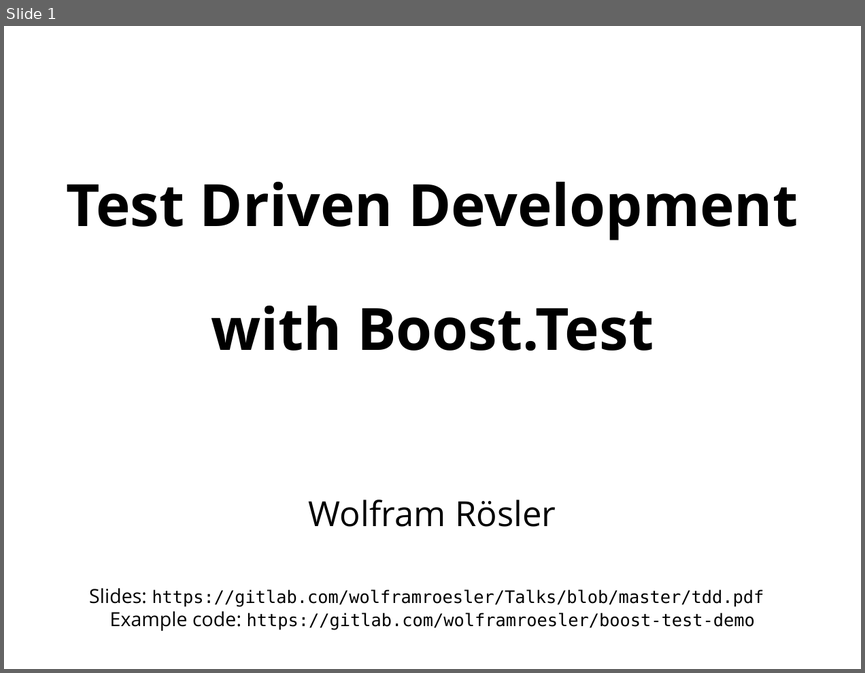
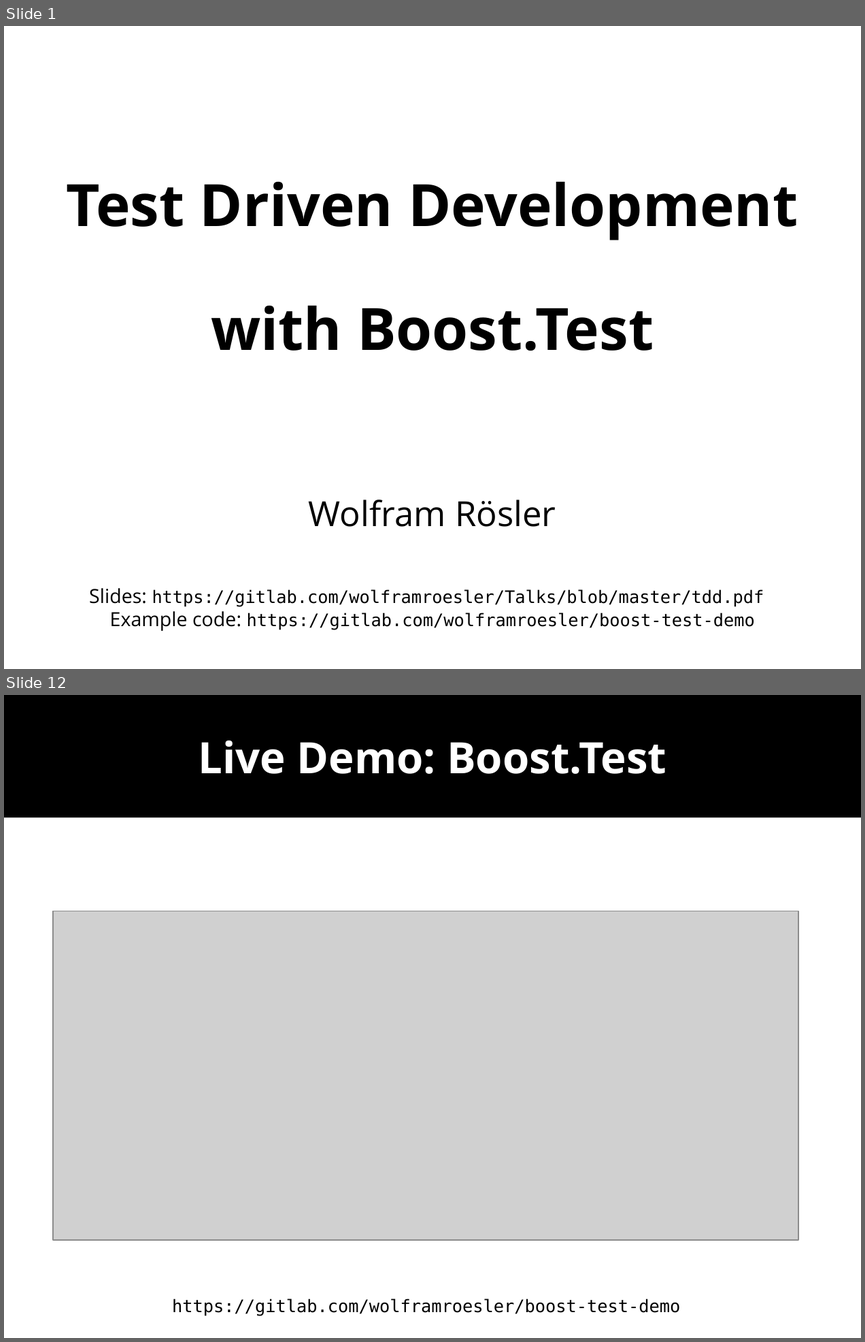
Before and after one commit to wolframroesler/Talks, a slide deck: tdd.odp. Shown one above the other, each under a label of ours: slide 1 before the commit, slides 1 and 12 after it; the slides between them are not shown. The pictures are 865x673 and 865x1342 pixels, drawn with LibreOffice and Linux fonts; fonts in the diff are those of the drawing; grey boxes stand for pictures. Boxes give left, top, right and bottom in pixels: in the first picture for what was removed or moved away, otherwise in the second. Text is boxed around its words. In the diff, an @@ line names an element or a change of style, - is before the commit and + after.

Commit message:
Dramatically shorten the text on the slides
This is a talk, not a blog post

```diff
--- a/tdd.odp
+++ b/tdd.odp
@@ slide 12 added at box(4, 695, 861, 1338), background #FFFFFF @@
@@ subtitle added at box(4, 695, 861, 817), fill #000000, 40 pt, text #FFFFFF, bold @@
+Live Demo: Boost.Test
@@ picture added at box(53, 911, 799, 1240) @@
@@ text added at box(172, 1298, 680, 1316), 16 pt, text #000000 @@
+https://gitlab.com/wolframroesler/boost-test-demo
```
Also in this commit, not shown: 14 slides changed, 1 other slide added.
